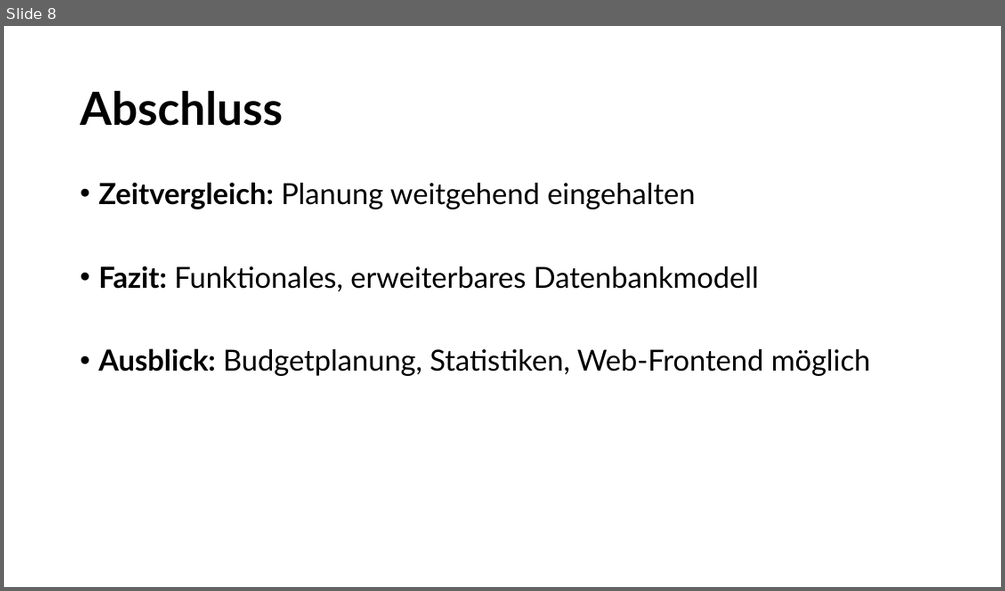
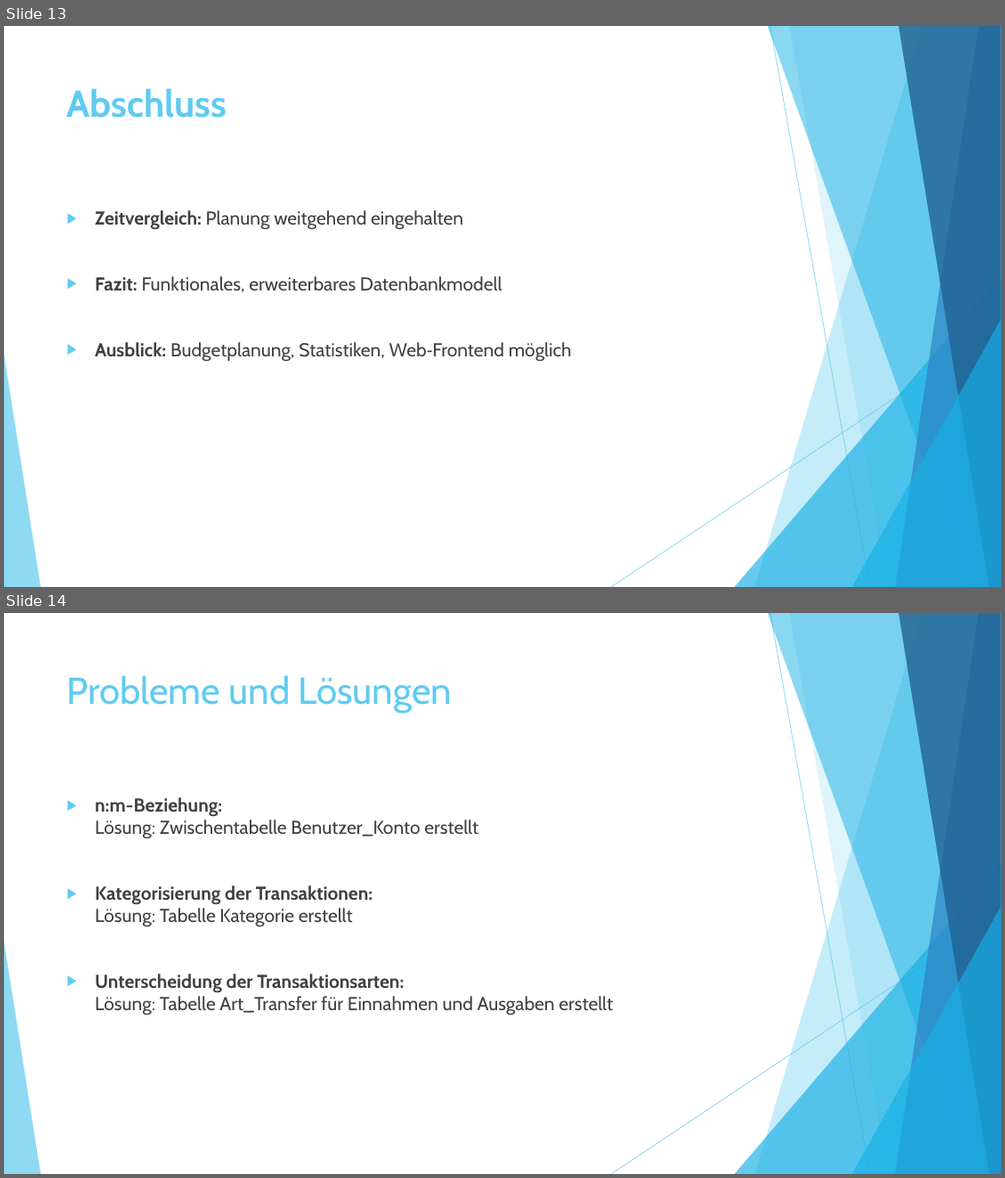
Before and after one commit to MaryGh20/Budgetverwaltungsssystem1, a slide deck: Doc/vorschlag1.pptx. Shown one above the other, each under a label of ours: slide 8 before the commit, slides 13 and 14 after it. The pictures are 1005x591 and 1005x1178 pixels, drawn with LibreOffice and Linux fonts; fonts in the diff are those of the drawing. Boxes give left, top, right and bottom in pixels: in the first picture for what was removed or moved away, otherwise in the second. Text is boxed around its words. In the diff, an @@ line names an element or a change of style, - is before the commit and + after.

```diff
--- a/Doc/vorschlag1.pptx
+++ b/Doc/vorschlag1.pptx
@@ slide 14 added at bbox=[4, 613, 1001, 1174], background #FFFFFF; not listed: 10 template elements that a slide beside it also shows @@
@@ title added at bbox=[67, 675, 452, 713], 36 pt, text #5FCBEF @@
+Probleme und Lösungen
@@ text added at bbox=[95, 797, 613, 1015], 18 pt, text #404040 @@
+▶ n:m-Beziehung:
+  Lösung: Zwischentabelle Benutzer_Konto erstellt
+▶ Kategorisierung der Transaktionen:
+  Lösung: Tabelle Kategorie erstellt
+▶ Unterscheidung der Transaktionsarten:
+  Lösung: Tabelle Art_Transfer für Einnahmen und Ausgaben erstellt
@@ what was slide 8 is now slide 13 @@
@@ slide 13 changed as well @@
@@ title "Abschluss": place and size @@
-title "Abschluss" at bbox=[80, 91, 283, 126]
+title "Abschluss" at bbox=[67, 88, 226, 118]
@@ title "Abschluss" at bbox=[67, 88, 226, 118]: size 44 to 36 pt, font Lato to Cabin, text colour #000000 to #5FCBEF; line spacing 0.9 to 1; vertical alignment middle to top @@
@@ text "Zeitvergleich: Planung weitgehend eingehalten": place and size @@
-text "Zeitvergleich: Planung weitgehend eingehalten" at bbox=[98, 182, 871, 376]
+text "Zeitvergleich: Planung weitgehend eingehalten" at bbox=[95, 210, 572, 362]
@@ text "Zeitvergleich: Planung weitgehend eingehalten" at bbox=[95, 210, 572, 362]: size 28 to 18 pt, font Lato to Cabin, text colour #000000 to #404040; bullet • to ▶; line spacing 0.9 to 1 @@
@@ group added at bbox=[4, 26, 1001, 587]: 5 freeform shapes, 3 triangles, 2 lines @@
```
Also in this commit, not shown: 6 other slides changed, 7 other slides added, 2 slides removed.
